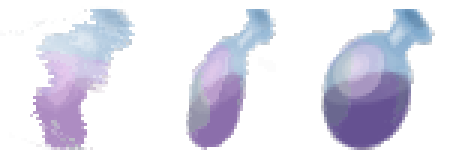
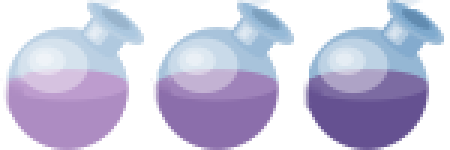
Layer changes from the first 450 x 150 image to the second:
painted on "morph_tween#5" over [303, 0, 444, 150]
painted on "morph_tween#4" over [150, 0, 294, 150]
painted on "morph_tween#3" over [0, 0, 144, 150]
